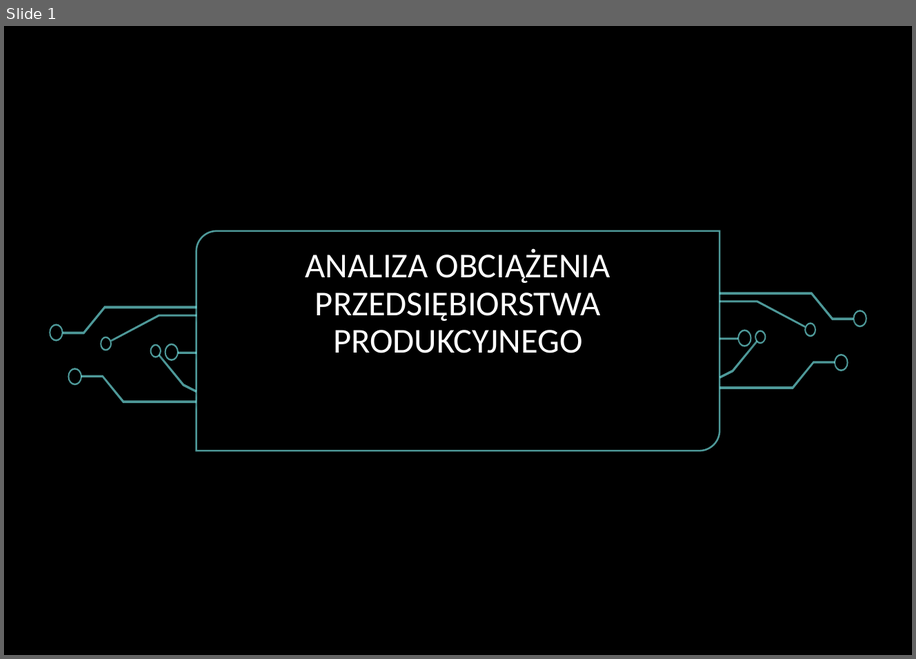
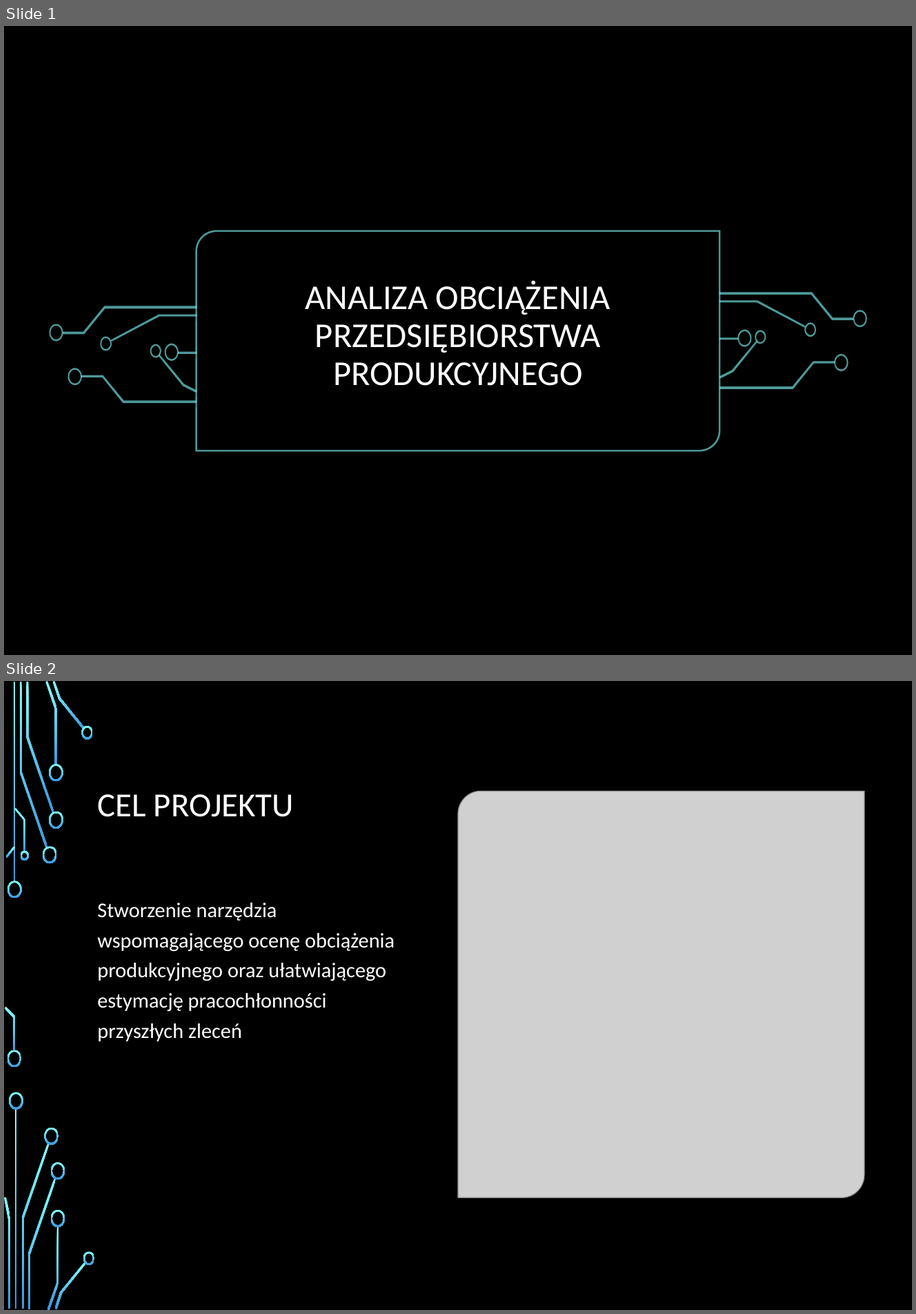
Before and after one commit to wszczawinski/DS_final_project, a slide deck: Analiza obciążenia przedsiębiorstwa produkcyjnego.pptx. Shown one above the other, each under a label of ours: slide 1 before the commit, slides 1 and 2 after it. The pictures are 916x659 and 916x1314 pixels, drawn with LibreOffice and Linux fonts; fonts in the diff are those of the drawing; grey boxes stand for pictures; background and template pictures are left out. Boxes give left, top, right and bottom in pixels: in the first picture for what was removed or moved away, otherwise in the second. Text is boxed around its words. In the diff, an @@ line names an element or a change of style, - is before the commit and + after.

```diff
--- a/Analiza obciążenia przedsiębiorstwa produkcyjnego.pptx
+++ b/Analiza obciążenia przedsiębiorstwa produkcyjnego.pptx
@@ slide 2 added at (4, 681, 912, 1310), background picture (left out) @@
@@ rectangle added at (4, 681, 912, 1310), fill #000000 @@
@@ title added at (97, 794, 294, 817), 29 pt, text #FFFFFF @@
+CEL PROJEKTU
@@ picture added at (459, 791, 865, 1198) @@
@@ text added at (97, 902, 395, 1041), 18 pt, text #FFFFFF @@
+Stworzenie narzędzia wspomagającego ocenę obciążenia produkcyjnego oraz ułatwiającego estymację pracochłonności przyszłych zleceń
@@ group added at (4, 681, 95, 1310): 24 freeform shapes, 2 rectangles @@
@@ group added at (4, 681, 899, 1310): 14 freeform shapes, 3 rectangles @@
@@ slide 1 changed as well @@
@@ title "ANALIZA OBCIĄŻENIA PRZEDSIĘBIORSTWA PRODUKCYJNEGO": place and size @@
-title "ANALIZA OBCIĄŻENIA PRZEDSIĘBIORSTWA PRODUKCYJNEGO" at (306, 248, 611, 353)
+title "ANALIZA OBCIĄŻENIA PRZEDSIĘBIORSTWA PRODUKCYJNEGO" at (306, 281, 611, 385)
```
Also in this commit, not shown: 3 other slides changed, 8 other slides added, 1 slide removed.
